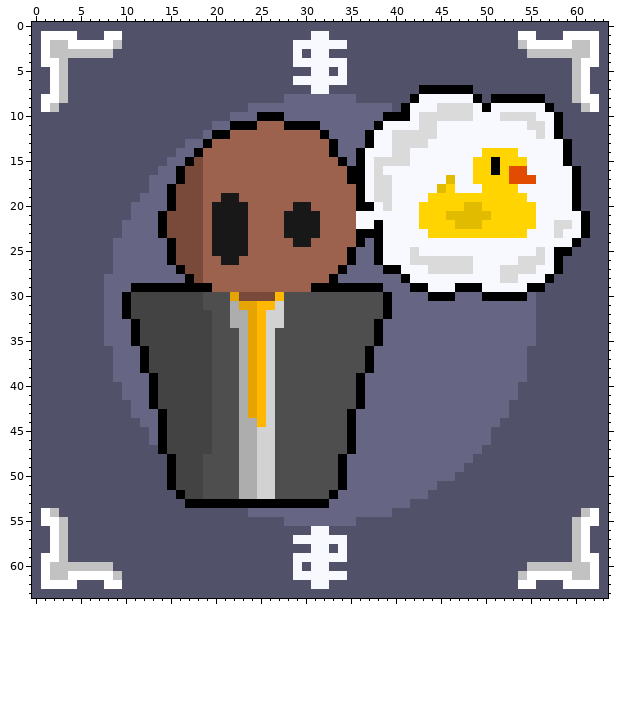
Pixel-art sprite: assets/Card5.png. That is the earlier state.
The file is 64x64 pixels.
The result:
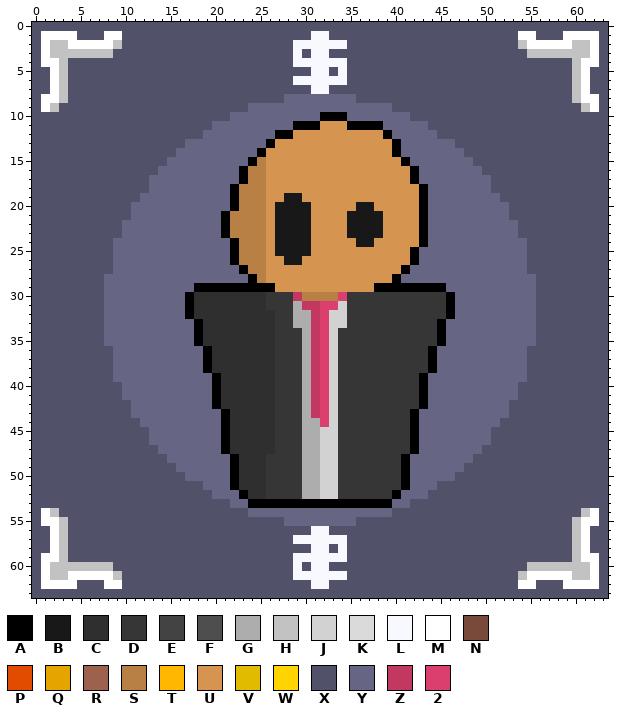
Palette (. is transparent): A #000000  B #181818  C #2f2f2f  D #363636  E #434343  F #4e4e4e  G #adadad  H #c2c2c2  J #d2d2d2  K #dadada  L #f7f9ff  M #ffffff  N #794a3a  P #e14c00  Q #e5a400  R #9c624e  S #b88044  T #ffb700  U #d5944f  V #e1bb00  W #ffd400  X #515169  Y #666584  Z #c23861  2 #db3f6e
The edit:
Changed rows in their new state; - is an unchanged pixel.
first column x 10:
 7 ---------------------------------XXXXXX-------------
 8 --------------------------------XXXXXXXX-XXXXXX-----
 9 -------------------------------XXXXXXXXXXXXXXXXX----
10 ---------------YYY----AAA----YYYXXXXXXXXXXXXXXXXX---
11 ------------YYYYYYY---UUUAAA-YYYYYXXXXXXXXXXXXXXX---
12 ----------YYYYYYYAAUUUUUUUUUUAYYYYYXXXXXXXXXXXXXX---
13 ---------YYYYYYYAUUUUUUUUUUUUUAYYYYYYXXXXXXXXXXXXX--
14 --------YYYYYYYAUUUUUUUUUUUUUUAYYYYYYYXXXXXXXXXXXX--
15 -------YYYYYYYASUUUUUUUUUUUUUUUAYYYYYYYXXXXXXXXXXX--
16 ------YYYYYYYASSUUUUUUUUUUUUUUUUAYYYYYYYXXXXXXXXXXX-
17 ------YYYYYYYASSUUUUUUUUUUUUUUUUAYYYYYYYYXXXXXXXXXX-
18 -----YYYYYYYASSSUUUUUUUUUUUUUUUUUAYYYYYYYXXXXXXXXXX-
19 -----YYYYYYYASSSUUBBUUUUUUUUUUUUUAYYYYYYYYXXXXXXXXX-
20 -----YYYYYYYASSSUBB--UUUUUBBUUUUUAYYYYYYYYYXXXXXXXX-
21 ----YYYYYYYASSSSUB---UUUUBBBBUUUUAYYYYYYYYYXXXXXXXXX
22 ----YYYYYYYASSSSUB---UUUUBBBBUUUUAYYYYYYYYYYXXXXXXXX
23 ----YYYYYYYASSSSUB---UUUUBBBBUUUUAYYYYYYYYYYXXXXXXXX
24 -----YYYYYYYASSSUBB--UUUUUBBUUUUUAYYYYYYYYYYYXXXXXX-
25 -----YYYYYYYASSSUBBBBUUUUUUUUUUUAYYYYYYYYYYYYXXXXX--
26 -----YYYYYYYASSSUUBBUUUUUUUUUUUUAYYYYYYYYYYYYXXXX---
27 ------YYYYYYYASSUUUUUUUUUUUUUUUAYYYYYYYYYYYYYXXXX---
28 -------YYYYYYYASUUUUUUUUUUUUUUAYYYYYYYYYYYYYYYXX----
29 -YYYYYYY--AAAAAAAUUUUUUUUUUU-AAA--AAYYYYYYYYYYX-----
30 YYYYYYYACCCCCCCCDDDZSSSS2DDDDDDDDDDD----YYYYY-------
31 YYYYYYYACCCCCCCCDDDGZZ22JDDDDDDDDDDDA---------------
32 YYYYYYYACCCCCCCCCDDGGZ2JJDDDDDDDDDDDA---------------
33 -YYYYYYYACCCCCCCCDDGGZ2JJDDDDDDDDDDA----------------
34 -YYYYYYYACCCCCCCCDDDGZ2JDDDDDDDDDDDA----------------
35 -YYYYYYYACCCCCCCCDDDGZ2JDDDDDDDDDDDA----------------
36 --YYYYYYYACCCCCCCDDDGZ2JDDDDDDDDDDA-----------------
37 --YYYYYYYACCCCCCCDDDGZ2JDDDDDDDDDDA-----------------
38 --YYYYYYYACCCCCCCDDDGZ2JDDDDDDDDDDA-----------------
39 ---YYYYYYYACCCCCCDDDGZ2JDDDDDDDDDA------------------
40 ---YYYYYYYACCCCCCDDDGZ2JDDDDDDDDDA------------------
41 ---YYYYYYYACCCCCCDDDGZ2JDDDDDDDDDA------------------
42 ---YYYYYYYACCCCCCDDDGZ2JDDDDDDDDDA------------------
43 ----YYYYYYYACCCCCDDDGZ2JDDDDDDDDA-------------------
44 ----YYYYYYYACCCCCDDDGG2JDDDDDDDDA-------------------
45 ----YYYYYYYACCCCCDDDGGJJDDDDDDDDA-------------------
46 ----YYYYYYYACCCCCDDDGGJJDDDDDDDDA-------------------
47 ----YYYYYYYACCCCCDDDGGJJDDDDDDDDA-------------------
48 -----YYYYYYYACCCDDDDGGJJDDDDDDDA--------------------
49 -----XYYYYYYACCCDDDDGGJJDDDDDDDA--------------------
50 -----XXYYYYYACCCDDDDGGJJDDDDDDDA--------------------
51 -----XXXXYYYACCCDDDDGGJJDDDDDDDA--------------------
52 ------XXXXYYYACCDDDDGGJJDDDDDDA---------------------
53 -------XXXXXYY---------AAAAAAA----------------------
Where, in picture pixels (left, top, right, bottom), the same in both pictures:
changed: (122, 85, 590, 508)
